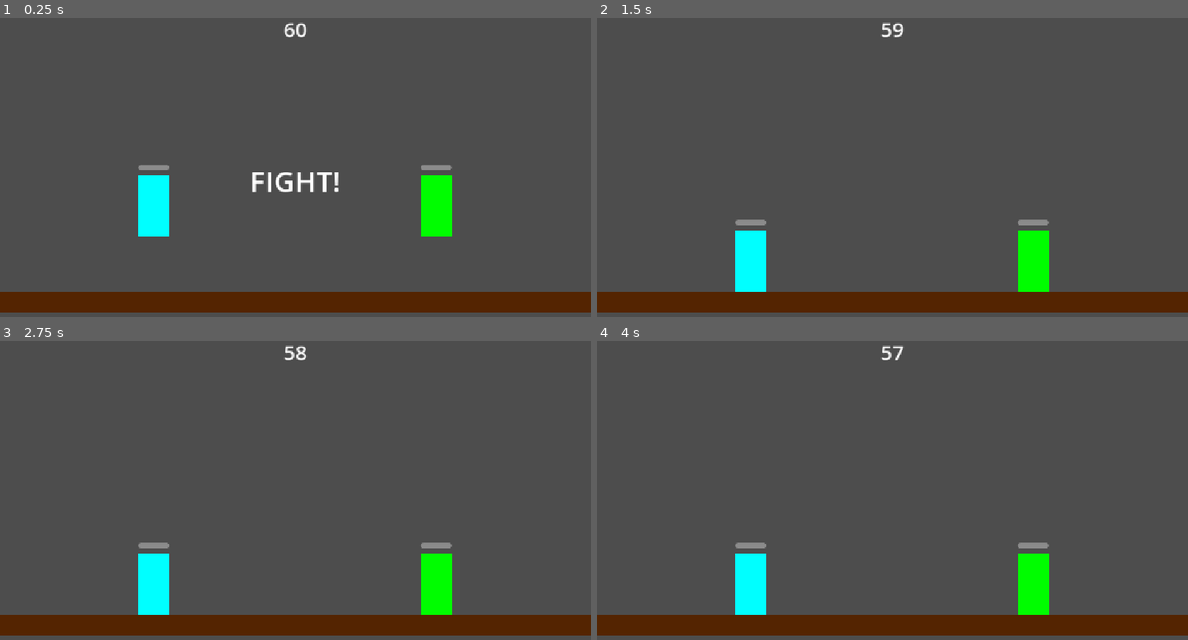
Above: before the commit, frames 1-4 (two rows, left to right).
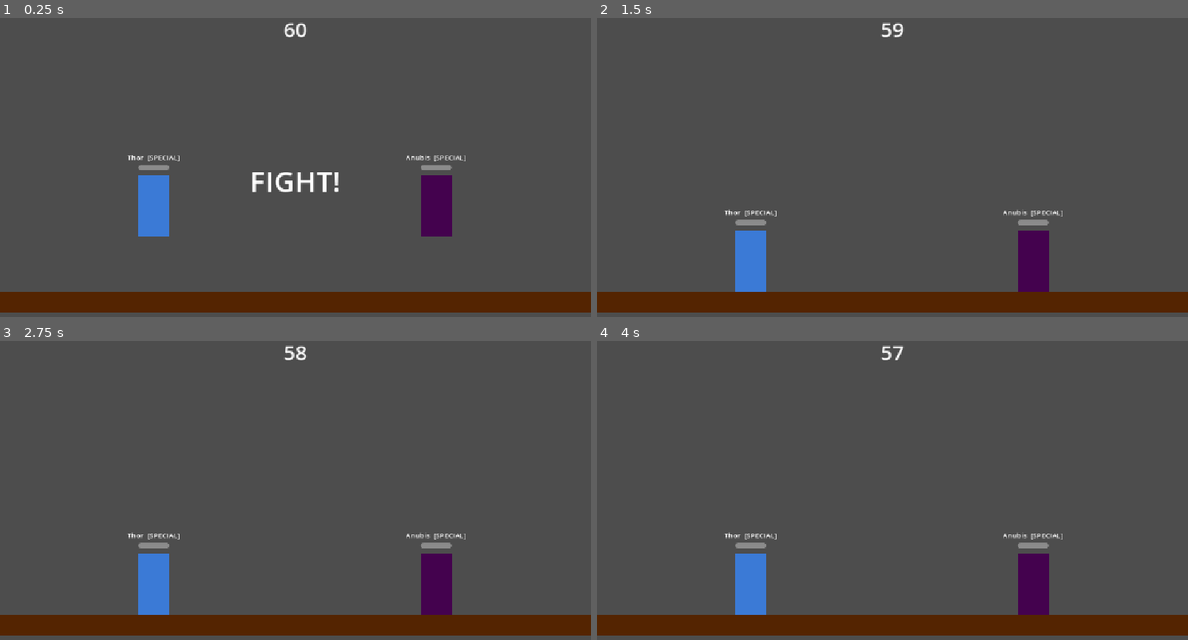
Above: after the commit, the same moments.

Repository: vishalthiru6-hub/mythology-fighter
Game: Godot game, scene res://scenes/arena.tscn
The game is run twice, just before and just after one commit, with the same random seed, the same clock (stepped at 60 frames per second) and the same inputs.
Inputs:
- Up to frame 1 (0.25 s): no input
- Up to frame 2 (1.5 s): hold R 0.53-1.28 s; tap Enter at 1.25 s; tap R at 1.35 s
- Up to frame 3 (2.75 s): tap Space at 2 s; hold R from 2.03 s (still down)
- Up to frame 4 (4 s): tap Enter at 2.75 s; release R at 2.78 s; tap R at 2.85 s; tap Space at 3.5 s; hold R from 3.53 s (still down)

The runs differ from the first frame. In frame 1, 2.3% of the frame differs, in the area x 21-79%, y 45-74%; in frame 2, 2.3%, in the area x 21-79%, y 63-92%; in frame 3, 2.3%; in frame 4, 2.3%.

Commit message:
Add Thor and Anubis with special moves

Diff:
--- a/project.godot
+++ b/project.godot
@@ -72,6 +72,16 @@
 "events": [Object(InputEventKey,"resource_local_to_scene":false,"resource_name":"","device":-1,"window_id":0,"alt_press …(195 unchanged characters)…
 ]
 }
+p1_special={
+"deadzone": 0.2,
+"events": [Object(InputEventKey,"resource_local_to_scene":false,"resource_name":"","device":-1,"window_id":0,"alt_pressed":false,"shift_pressed":false,"ctrl_pressed":false,"meta_pressed":false,"pressed":false,"keycode":0,"physical_keycode":72,"key_label":0,"unicode":104,"location":0,"echo":false,"script":null)
+]
+}
+p2_special={
+"deadzone": 0.2,
+"events": [Object(InputEventKey,"resource_local_to_scene":false,"resource_name":"","device":-1,"window_id":0,"alt_pressed":false,"shift_pressed":false,"ctrl_pressed":false,"meta_pressed":false,"pressed":false,"keycode":0,"physical_keycode":46,"key_label":0,"unicode":46,"location":0,"echo":false,"script":null)
+]
+}
 
 [physics]
 
--- a/scenes/arena.gd
+++ b/scenes/arena.gd
@@ -2,8 +2,8 @@
 
 @export var round_time := 60
 
-@onready var p1 = $Fighter
-@onready var p2 = $Fighter2
+@onready var p1 = $Thor
+@onready var p2 = $Anubis
 @onready var timer_label = $UI/TimerLabel
 @onready var message_label = $UI/MessageLabel
 
--- a/scenes/arena.tscn
+++ b/scenes/arena.tscn
@@ -22,14 +22,19 @@
 offset_bottom = 20.0
 color = Color(0.3284404, 0.14057314, 0.005036498, 1)
 
-[node name="Fighter" parent="." unique_id=1172908338 instance=ExtResource("1_e05a3")]
+[node name="Thor" parent="." unique_id=1172908338 instance=ExtResource("1_e05a3")]
 position = Vector2(300, 400)
 
-[node name="Fighter2" parent="." unique_id=1578074060 instance=ExtResource("1_e05a3")]
+[node name="Anubis" parent="." unique_id=1578074060 instance=ExtResource("1_e05a3")]
 position = Vector2(850, 400)
 player_id = 2
+character_name = "Anubis"
+body_color = Color(0.26846397, 0.010391165, 0.30623156, 1)
+special_color = Color(0.6012968, 0.0022213785, 0.37242582, 1)
+special_damage = 18
+special_cooldown = 2.5
 
-[node name="ColorRect" parent="Fighter2" index="0" unique_id=1133128338]
+[node name="ColorRect" parent="Anubis" index="0" unique_id=1133128338]
 color = Color(0, 0.99215686, 0, 1)
 
 [node name="UI" type="CanvasLayer" parent="." unique_id=1888795070]
@@ -42,4 +47,4 @@
 offset_right = 40.0
 offset_bottom = 23.0
 
-[editable path="Fighter2"]
+[editable path="Anubis"]
--- a/scenes/fighter.tscn
+++ b/scenes/fighter.tscn
@@ -7,6 +7,9 @@
 
 [sub_resource type="RectangleShape2D" id="RectangleShape2D_ovse1"]
 size = Vector2(50, 40)
+
+[sub_resource type="RectangleShape2D" id="RectangleShape2D_ndsms"]
+size = Vector2(100, 140)
 
 [node name="Fighter" type="CharacterBody2D" unique_id=1172908338]
 script = ExtResource("1_a4q2m")
@@ -33,3 +36,17 @@
 offset_right = 30.0
 offset_bottom = -130.0
 show_percentage = false
+
+[node name="NameLabel" type="Label" parent="." unique_id=1384407266]
+offset_right = 40.0
+offset_bottom = 23.0
+
+[node name="SpecialHitbox" type="Area2D" parent="." unique_id=1365506605]
+
+[node name="CollisionShape2D" type="CollisionShape2D" parent="SpecialHitbox" unique_id=451380924]
+position = Vector2(100, -70)
+shape = SubResource("RectangleShape2D_ndsms")
+
+[node name="LightningFX" type="ColorRect" parent="." unique_id=1150904923]
+offset_right = 40.0
+offset_bottom = 40.0
--- a/scripts/fighter.gd
+++ b/scripts/fighter.gd
@@ -3,9 +3,14 @@
 signal knocked_out(id)
 
 @export var player_id := 1
+@export var character_name := "Thor"
+@export var body_color := Color(0.23, 0.48, 0.84)
+@export var special_color := Color(1.0, 0.9, 0.2)
 @export var speed := 250.0
 @export var jump_velocity := -500.0
 @export var punch_damage := 10
+@export var special_damage := 25
+@export var special_cooldown := 4.0
 @export var block_multiplier := 0.2
 
 var gravity = ProjectSettings.get_setting("physics/2d/default_gravity")
@@ -15,18 +20,40 @@
 var is_blocking := false
 var is_ko := false
 var can_fight := true
+var special_ready := true
 var already_hit := []
 
 @onready var hitbox = $Hitbox
 @onready var hitbox_shape = $Hitbox/CollisionShape2D
+@onready var special_hitbox = $SpecialHitbox
+@onready var special_shape = $SpecialHitbox/CollisionShape2D
 @onready var health_bar = $HealthBar
 @onready var body_rect = $ColorRect
+@onready var name_label = $NameLabel
+@onready var fx = $LightningFX
 
 func _ready():
 	health_bar.show_percentage = false
 	health_bar.max_value = 100
 	health_bar.value = health
 	hitbox_shape.disabled = true
+	special_shape.disabled = true
+
+	body_rect.color = body_color
+	fx.color = special_color
+	fx.visible = false
+
+	name_label.position = Vector2(-80, -165)
+	name_label.size = Vector2(160, 20)
+	name_label.horizontal_alignment = HORIZONTAL_ALIGNMENT_CENTER
+	name_label.add_theme_font_size_override("font_size", 14)
+	update_name_label()
+
+func update_name_label():
+	if special_ready:
+		name_label.text = character_name + "  [SPECIAL]"
+	else:
+		name_label.text = character_name
 
 func _physics_process(delta):
 	if not is_on_floor():
@@ -54,12 +81,20 @@
 			velocity.y = jump_velocity
 		if Input.is_action_just_pressed("p%d_punch" % player_id):
 			punch()
+		elif Input.is_action_just_pressed("p%d_special" % player_id) and special_ready and is_on_floor():
+			special()
 
 	if is_attacking and not hitbox_shape.disabled:
 		for body in hitbox.get_overlapping_bodies():
 			if body != self and body.has_method("take_damage") and not already_hit.has(body):
 				already_hit.append(body)
 				body.take_damage(punch_damage)
+
+	if is_attacking and not special_shape.disabled:
+		for body in special_hitbox.get_overlapping_bodies():
+			if body != self and body.has_method("take_damage") and not already_hit.has(body):
+				already_hit.append(body)
+				body.take_damage(special_damage)
 
 	move_and_slide()
 
@@ -73,6 +108,28 @@
 	await get_tree().create_timer(0.15).timeout
 	is_attacking = false
 
+func special():
+	is_attacking = true
+	special_ready = false
+	update_name_label()
+	already_hit.clear()
+	special_shape.position.x = 100 * facing
+	fx.size = Vector2(30, 220)
+	fx.position = Vector2(100 * facing - 15, -220)
+
+	await get_tree().create_timer(0.2).timeout
+	fx.visible = true
+	special_shape.set_deferred("disabled", false)
+	await get_tree().create_timer(0.15).timeout
+	special_shape.set_deferred("disabled", true)
+	fx.visible = false
+	await get_tree().create_timer(0.2).timeout
+	is_attacking = false
+
+	await get_tree().create_timer(special_cooldown).timeout
+	special_ready = true
+	update_name_label()
+
 func take_damage(amount):
 	if is_ko or not can_fight:
 		return
